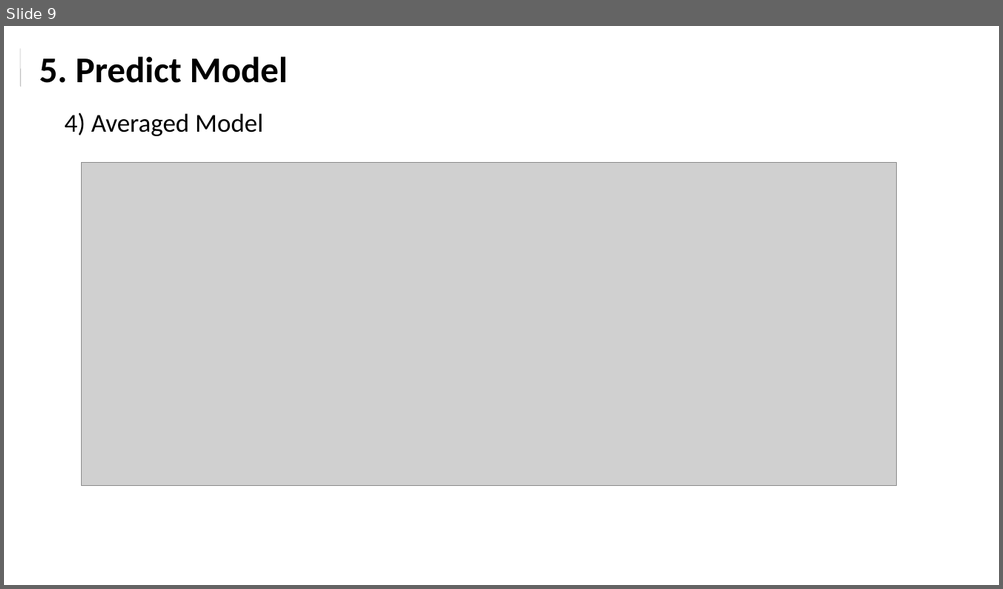
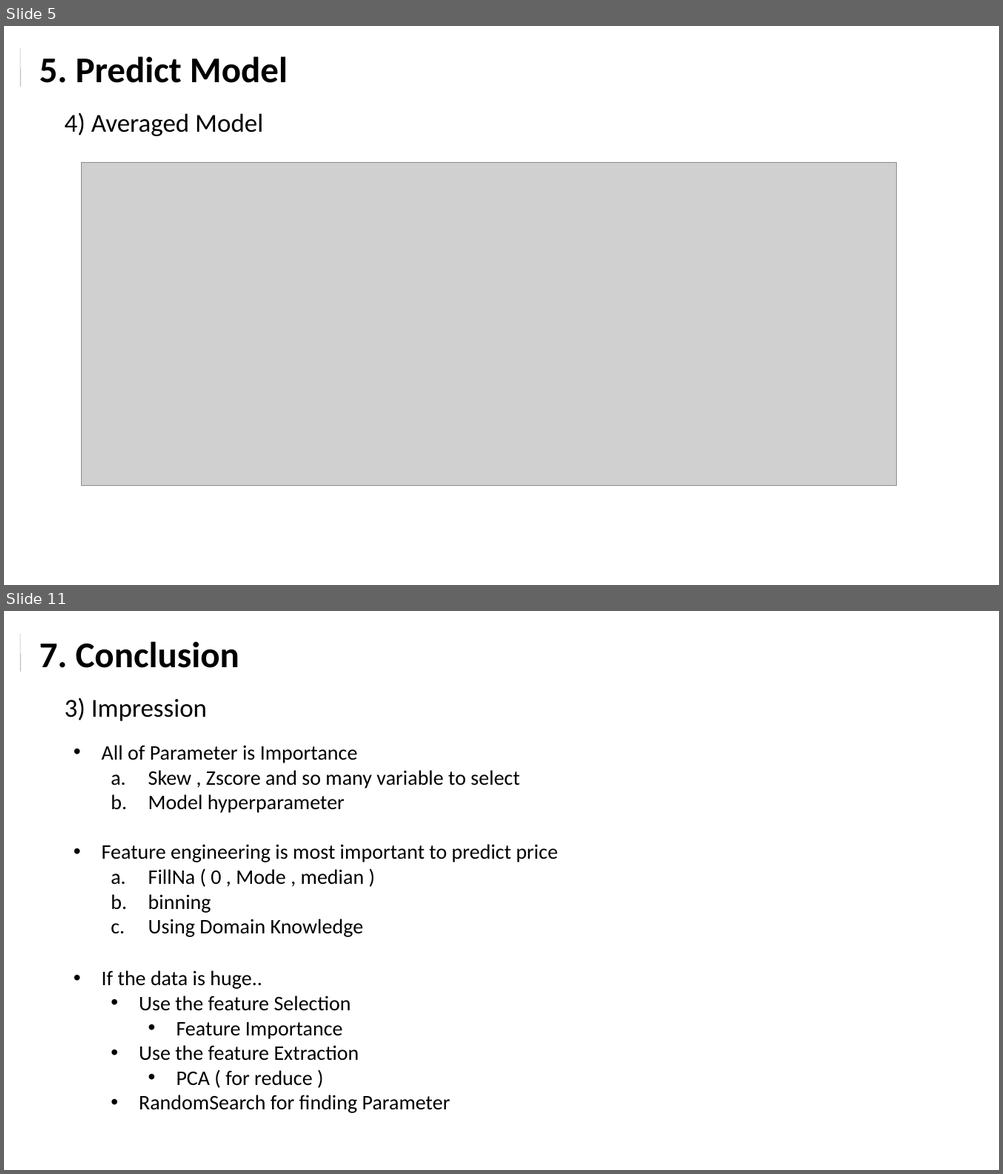
Before and after one commit to chazzy1/nycdsaML, a slide deck: documents/House_prediction_choi.pptx. Shown one above the other, each under a label of ours: slide 9 before the commit, slides 5 and 11 after it; the slides between them are not shown. The pictures are 1003x589 and 1003x1174 pixels, drawn with LibreOffice and Linux fonts; fonts in the diff are those of the drawing; grey boxes stand for pictures. Boxes give left, top, right and bottom in pixels: in the first picture for what was removed or moved away, otherwise in the second. Text is boxed around its words. In the diff, an @@ line names an element or a change of style, - is before the commit and + after.

```diff
--- a/documents/House_prediction_choi.pptx
+++ b/documents/House_prediction_choi.pptx
@@ slide 11 added at box(4, 611, 999, 1170), background #FFFFFF @@
@@ line added from (20, 633) to (20, 672), #595959 0.25 pt @@
@@ text added at box(40, 641, 239, 668), 35 pt, text #000000, bold @@
+7. Conclusion
@@ text added at box(65, 698, 207, 721), 25 pt, text #000000 @@
+3) Impression
@@ text added at box(102, 745, 558, 937), 20 pt, text #000000 @@
+• All of Parameter is Importance
+  a. Skew , Zscore and so many variable to select
+  b. Model hyperparameter
+• Feature engineering is most important to predict price
+  a. FillNa ( 0 , Mode , median )
+  b. binning
+  c. Using Domain Knowledge
@@ text added at box(102, 971, 450, 1113), 20 pt, text #000000 @@
+• If the data is huge..
+  • Use the feature Selection
+    • Feature Importance
+  • Use the feature Extraction
+    • PCA ( for reduce )
+  • RandomSearch for finding Parameter
@@ what was slide 9 is now slide 5 @@
```
Also in this commit, not shown: 3 slides changed, 3 other slides added, 7 slides removed, 13 other files.
